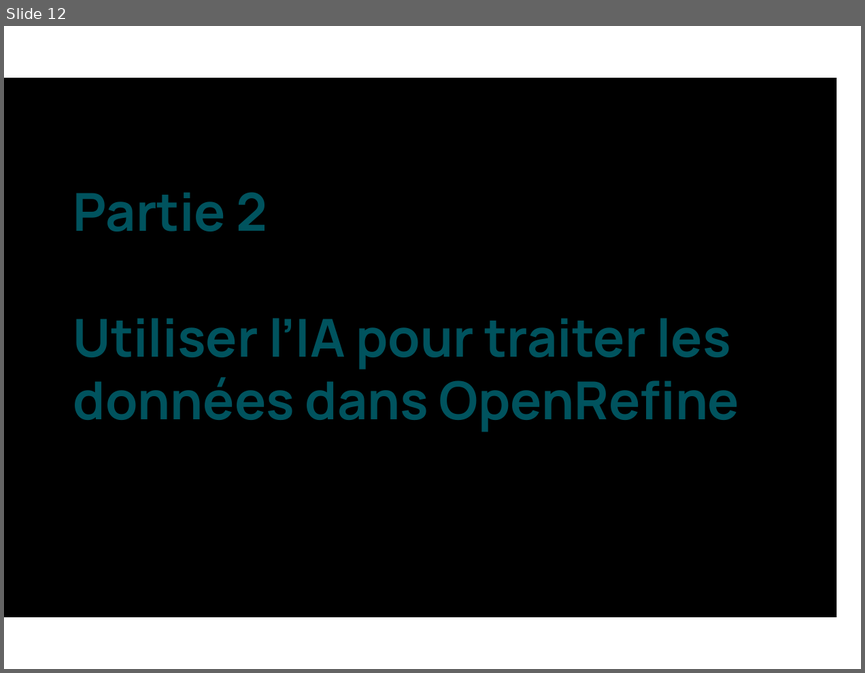
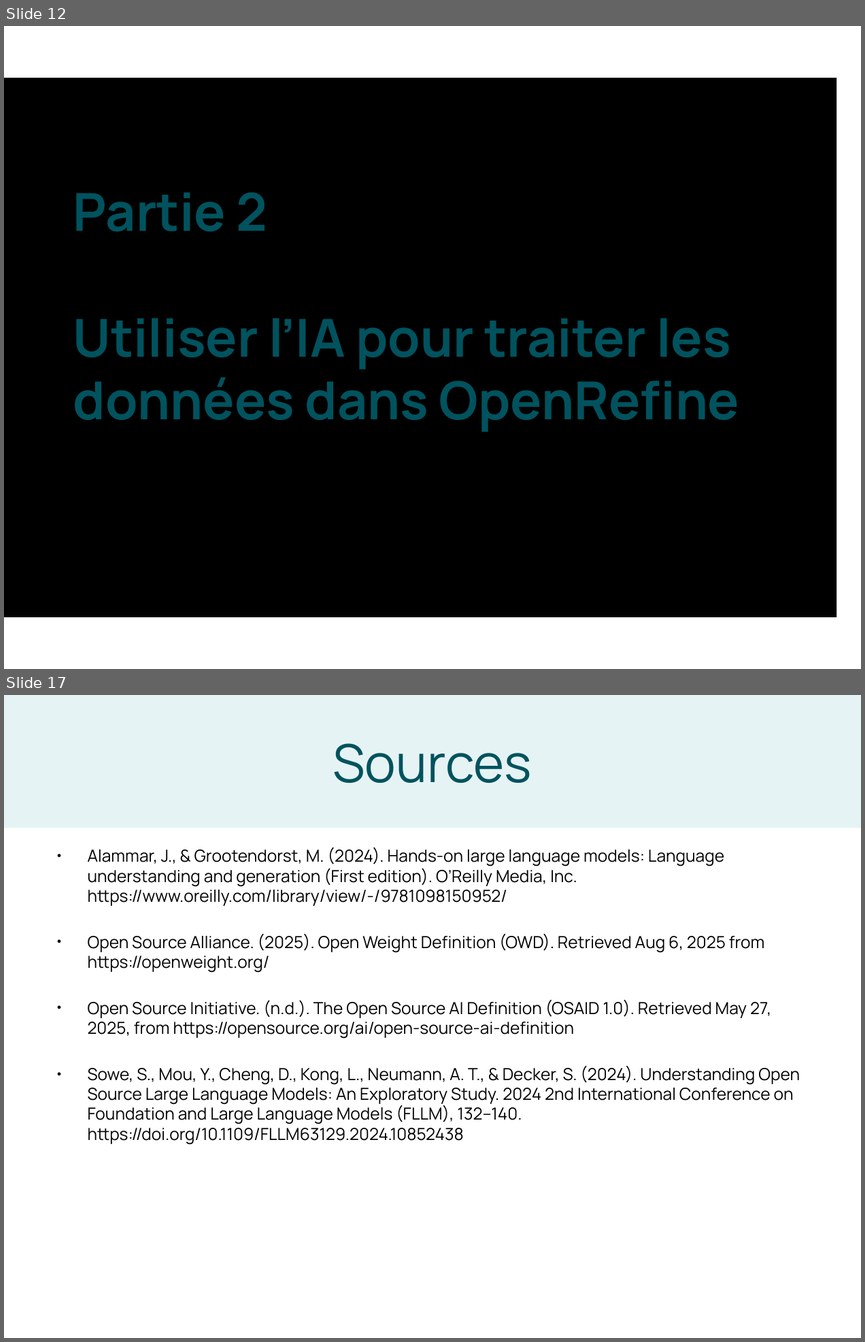
Before and after one commit to liowalter/open-refine-libreabc2025, a slide deck: presentation/openrefine-libreABC2025.odp. Shown one above the other, each under a label of ours: slide 12 before the commit, slides 12 and 17 after it; the slides between them are not shown. The pictures are 865x673 and 865x1342 pixels, drawn with LibreOffice and Linux fonts; fonts in the diff are those of the drawing. Boxes give left, top, right and bottom in pixels: in the first picture for what was removed or moved away, otherwise in the second. Text is boxed around its words. In the diff, an @@ line names an element or a change of style, - is before the commit and + after.

```diff
--- a/presentation/openrefine-libreABC2025.odp
+++ b/presentation/openrefine-libreABC2025.odp
@@ slide 17 added at (x1=4, y1=695, x2=861, y2=1338), background #FFFFFF @@
@@ title added at (x1=4, y1=695, x2=861, y2=828), fill #E6F3F4, 44 pt, text #00535E @@
+Sources
@@ text added at (x1=88, y1=847, x2=800, y2=1144), 14 pt, text #000000 @@
+● Alammar, J., & Grootendorst, M. (2024). Hands-on large language models: Language understanding and generation (First edition). O’Reilly Media, Inc. https://www.oreilly.com/library/view/-/9781098150952/
+● Open Source Alliance. (2025). Open Weight Definition (OWD). Retrieved Aug 6, 2025 from https://openweight.org/
+● Open Source Initiative. (n.d.). The Open Source AI Definition (OSAID 1.0). Retrieved May 27, 2025, from https://opensource.org/ai/open-source-ai-definition
+● Sowe, S., Mou, Y., Cheng, D., Kong, L., Neumann, A. T., & Decker, S. (2024). Understanding Open Source Large Language Models: An Exploratory Study. 2024 2nd International Conference on Foundation and Large Language Models (FLLM), 132–140. https://doi.org/10.1109/FLLM63129.2024.10852438
```
Also in this commit, not shown: 2 slides changed, 4 other slides added, 1 slide removed.
